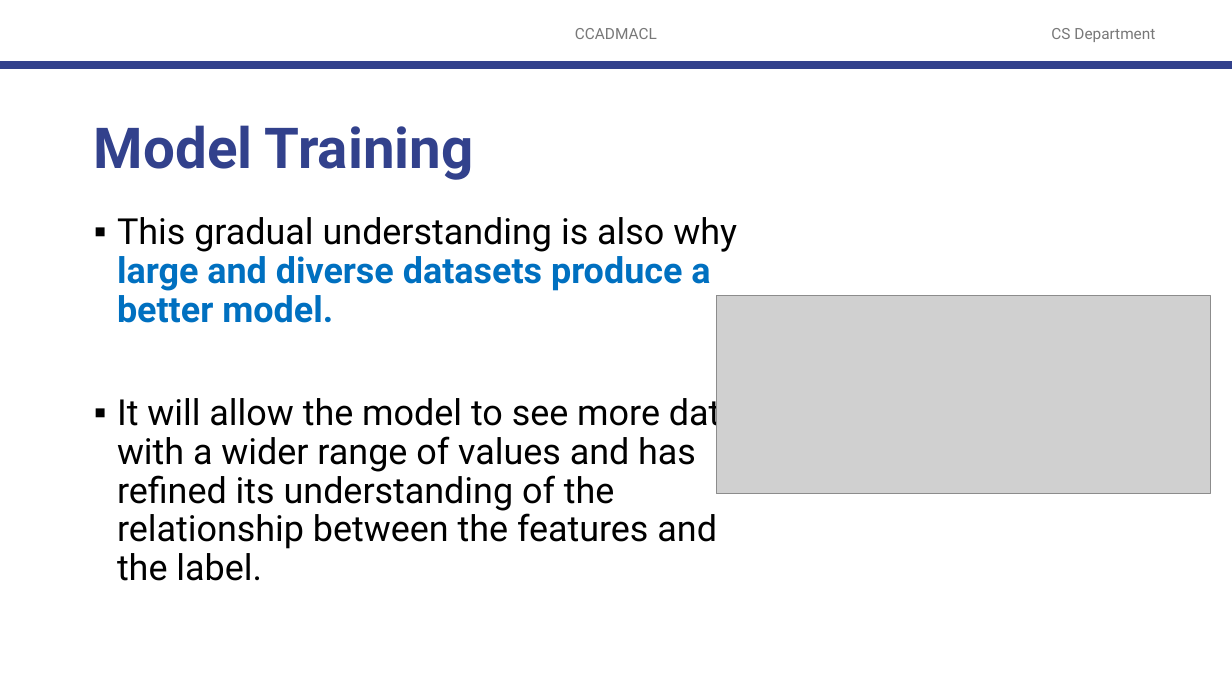
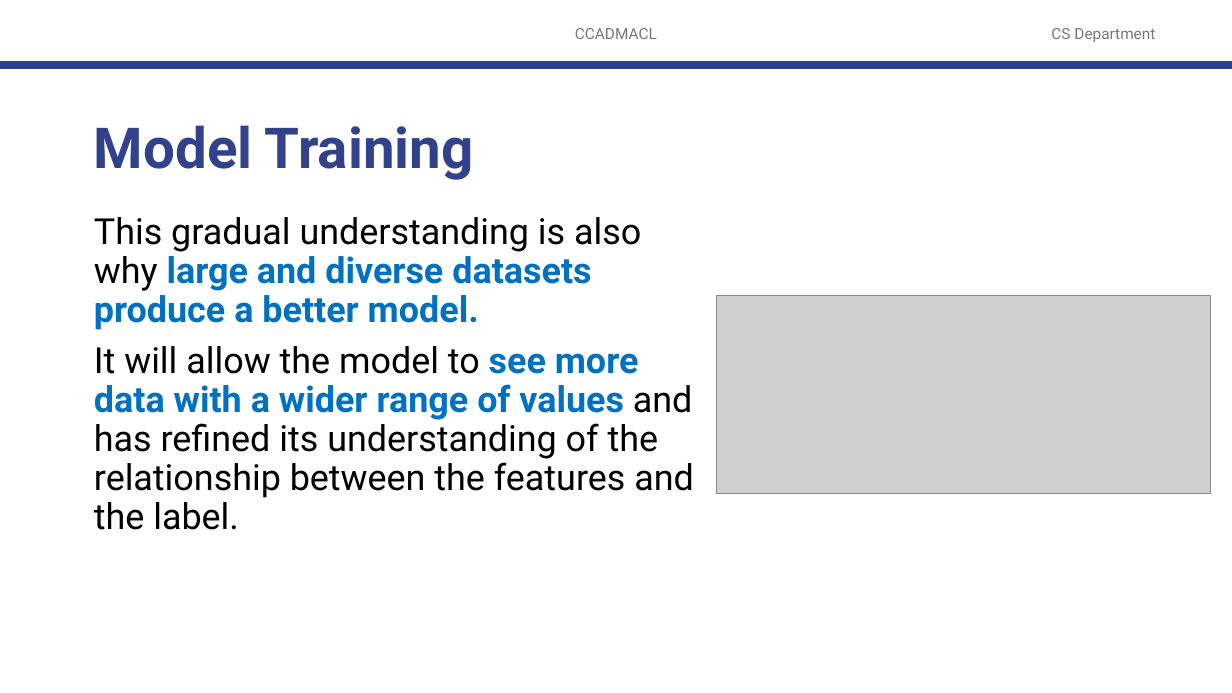
Before and after one commit to robitussin/CCADMACL, a slide deck: slide 16 of 1 - Generative vs Discriminative Models/Review on Machine Learning Concepts.pptx. Drawn at 1232x693 pixels with LibreOffice and Linux fonts; fonts in the diff are those of the drawing; grey boxes stand for pictures; background and template pictures are left out. Boxes give left, top, right and bottom in pixels: in the first picture for what was removed or moved away, otherwise in the second. Text is boxed around its words. In the diff, an @@ line names an element or a change of style, - is before the commit and + after.

```diff
--- a/1 - Generative vs Discriminative Models/Review on Machine Learning Concepts.pptx
+++ b/1 - Generative vs Discriminative Models/Review on Machine Learning Concepts.pptx
@@ text "This gradual understanding is also ..." at (94, 217, 694, 530): text colour #000000 to #0070C0, bold on in "see more data with a wider range ..."; bullet ▪ to none @@
```
Also in this commit, not shown: 10 other slides changed.
